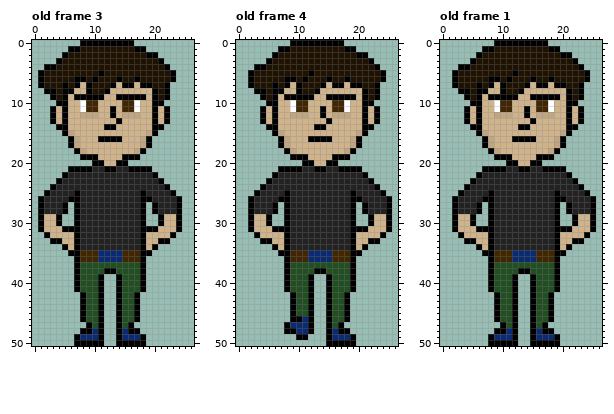
Pixel-art file -- WIP/Kyle-esque(3).aseprite. Above: the version before the commit.
27x51 pixels, 4 frames. Shown: old frame 3, old frame 4, old frame 1. The commit also changed other frames, which this record leaves out.
And afterwards:
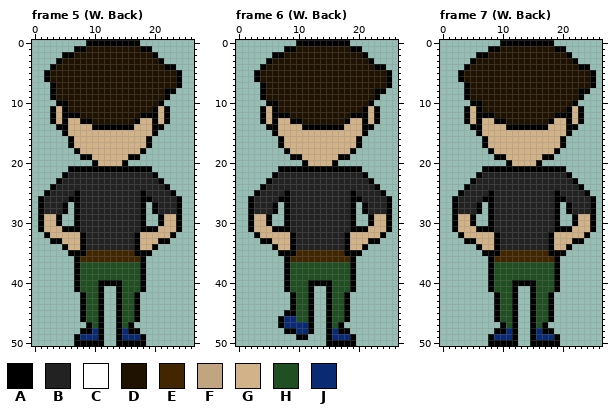
Palette (. is transparent): A #000000  B #222222  C #ffffff  D #201200  E #422600  F #c1a580  G #d2b389  H #204f21  J #0b2a74
A new or re-ordered frame is compared with the old frame closest to it.
Difference:
frames 4 -> 8
--- frame 5 (W. Back) is new; against old frame 3
@@ x 0..26 @@
- 0 ........AAAAAAAAA..........
- 1 ......AADDDDDDDDDAA........
- 2 .....ADDDDDDDDDDDDDAA......
+ 0 .........AAAAAAAAA.........
+ 1 .......AADDDDDDDDDAA.......
+ 2 .....AADDDDDDDDDDDDDA......
  3 ....ADDDDDDDDDDDDDDDDA.....
- 4 ..AADDDDDDDDDDDDDDDDDDA....
- 5 .ADDDDDDDDDADDDDDDDDDDDA...
- 6 .ADDDDDAADADDDADDADDDDDA...
- 7 .ADDDADAGADDDAGAAGAADDA....
- 8 ..AADAAGGADDAGGGGGGGADA....
- 9 ...ADAGAAAAAGGAAAAAGADA....
-10 ....AAGGCEEGGGGEECGGAA.....
-11 ...AGAGGCEEGGAGEECGGAGA....
-12 ...AGAGGFFFGGAGFFFGGAGA....
-13 ...AGAGGGGGGGGAGGGGGAGA....
-14 ....AAGGGGGGAAGGGGGGAA.....
-15 .....AFGGGGGGGGGGGGFA......
-16 ......AFGGGAAAAGGGFA.......
-17 ......AFGGGGGGGGGGFA.......
-18 .......AFGGGGGGGGFA........
-19 ........AAAGGGGAAA.........
-20 ..........AAGGAA...........
-21 ......AAAABBAABBAAAA.......
+ 4 ...ADDDDDDDDDDDDDDDDDDAA...
+ 5 ..ADDDDDDDDDDDDDDDDDDDDDA..
+ 6 ..ADDDDDDDDDDDDDDDDDDDDDA..
+ 7 ...ADDDDDDDDDDDDDDDDDDDDA..
+ 8 ...ADDDDDDDDDDDDDDDDDDAA...
+ 9 ...ADDDDDDDDDDDDDDDDDDA....
+10 ....AADDDDDDDDDDDDDDDA.....
+11 ...AGADDDDDDDDDDDDDDAGA....
+12 ...AGAAADDDDDDDDDDAAAGA....
+13 ...AGAGGAADDDDDDDAGGAGA....
+14 ....AAGGGGAAAAAAAGGGAA.....
+15 .....AGGGGGGGGGGGGGGA......
+16 ......AGGGGGGGGGGGGA.......
+17 ......AGGGGGGGGGGGGA.......
+18 .......AGGGGGGGGGGA........
+19 ........AAGGGGGGAA.........
+20 ..........AGGGGA...........
+21 ......AAAAAAAAAAAAAA.......
 22 .....ABBBBBBBBBBBBBBA......
@@ x 5..20 @@
 31 AAABBBBBBBBBBAAA
-32 GGABBBBBBBBBBAGG
-33 GGABBBBBBBBBBAGG
-34 AGABBBBBBBBBBAGA
-35 .AAEEEJJJJEEEAA.
-36 ..AEEEJJJJEEEA..
+32 GGGABBBBBBBBAGGG
+33 GGGABBBBBBBBAGGG
+34 AGGABBBBBBBBAGGA
+35 .AAAEEEEEEEEAAA.
+36 ..AEEEEEEEEEEA..
 37 ..AHHHHHHHHHHA..
-38 ..AHHHHAAHHHHA..
-39 ..AHHHA..AHHHA..
-40 ..AHHHA..AHHHA..
+38 ..AHHHHHHHHHHA..
+39 ..AHHHHHHHHHHA..
+40 ..AHHHAAAAHHHA..
 41 ..AHHHA..AHHHA..
--- frame 6 (W. Back) is new; against old frame 4
@@ x 0..26 @@
- 0 .........AAAAAAAAA.........
- 1 .......AADDDDDDDDDAA.......
- 2 ......ADDDDDDDDDDDDDAA.....
+ 0 ..........AAAAAAAAA........
+ 1 ........AADDDDDDDDDAA......
+ 2 ......AADDDDDDDDDDDDDA.....
  3 .....ADDDDDDDDDDDDDDDDA....
- 4 ...AADDDDDDDDDDDDDDDDDDA...
- 5 ..ADDDDDDDDDADDDDDDDDDDDA..
- 6 ..ADDDDDAADADDDADDADDDDDA..
- 7 ..ADDDADAGADDDAGAAGAADDA...
- 8 ...AADAAGGADDAGGGGGGGADA...
- 9 ....ADAGAAAAAGGAAAAAGADA...
-10 .....AAGGCEEGGGGEECGGAA....
-11 ....AGAGGCEEGGAGEECGGAGA...
-12 ....AGAGGFFFGGAGFFFGGAGA...
-13 ....AGAGGGGGGGGAGGGGGAGA...
-14 .....AAGGGGGGAAGGGGGGAA....
-15 ......AFGGGGGGGGGGGGFA.....
-16 .......AFGGGAAAAGGGFA......
-17 .......AFGGGGGGGGGGFA......
-18 ........AFGGGGGGGGFA.......
-19 .........AAAGGGGAAA........
-20 ...........AAGGAA..........
-21 .......AAAABBAABBAAAA......
+ 4 ....ADDDDDDDDDDDDDDDDDDAA..
+ 5 ...ADDDDDDDDDDDDDDDDDDDDDA.
+ 6 ...ADDDDDDDDDDDDDDDDDDDDDA.
+ 7 ....ADDDDDDDDDDDDDDDDDDDDA.
+ 8 ....ADDDDDDDDDDDDDDDDDDAA..
+ 9 ....ADDDDDDDDDDDDDDDDDDA...
+10 .....AADDDDDDDDDDDDDDDA....
+11 ....AGADDDDDDDDDDDDDDAGA...
+12 ....AGAAADDDDDDDDDDAAAGA...
+13 ....AGAGGAADDDDDDDAGGAGA...
+14 .....AAGGGGAAAAAAAGGGAA....
+15 ......AGGGGGGGGGGGGGGA.....
+16 .......AGGGGGGGGGGGGA......
+17 .......AGGGGGGGGGGGGA......
+18 ........AGGGGGGGGGGA.......
+19 .........AAGGGGGGAA........
+20 ...........AGGGGA..........
+21 .......AAAAAAAAAAAAAA......
 22 ......ABBBBBBBBBBBBBBA.....
@@ x 6..21 @@
 31 AAABBBBBBBBBBAAA
-32 GGABBBBBBBBBBAGG
-33 GGABBBBBBBBBBAGG
-34 AGABBBBBBBBBBAGA
-35 .AAEEEJJJJEEEAA.
-36 ..AEEEJJJJEEEA..
+32 GGGABBBBBBBBAGGG
+33 GGGABBBBBBBBAGGG
+34 AGGABBBBBBBBAGGA
+35 .AAAEEEEEEEEAAA.
+36 ..AEEEEEEEEEEA..
 37 ..AHHHHHHHHHHA..
-38 ..AHHHHAAHHHHA..
-39 ..AHHHA..AHHHA..
-40 ..AHHHA..AHHHA..
+38 ..AHHHHHHHHHHA..
+39 ..AHHHHHHHHHHA..
+40 ..AHHHAAAAHHHA..
 41 ..AHHHA..AHHHA..
@@ x 5..13 @@
 44 ....AHHA.
-45 ....AHHA.
-46 ....AAJA.
-47 ...AJJJA.
+45 ...AAHHA.
+46 ..AJJHHA.
+47 ..AJJJJA.
 48 ...AAJJA.
--- frame 7 (W. Back) is new; against old frame 1
@@ x 0..26 @@
- 0 .........AAAAAAAAA.........
- 1 .......AADDDDDDDDDAA.......
- 2 ......ADDDDDDDDDDDDDAA.....
+ 0 ..........AAAAAAAAA........
+ 1 ........AADDDDDDDDDAA......
+ 2 ......AADDDDDDDDDDDDDA.....
  3 .....ADDDDDDDDDDDDDDDDA....
- 4 ...AADDDDDDDDDDDDDDDDDDA...
- 5 ..ADDDDDDDDDADDDDDDDDDDDA..
- 6 ..ADDDDDAADADDDADDADDDDDA..
- 7 ..ADDDADAGADDDAGAAGAADDA...
- 8 ...AADAAGGADDAGGGGGGGADA...
- 9 ....ADAGAAAAAGGAAAAAGADA...
-10 .....AAGGCEEGGGGEECGGAA....
-11 ....AGAGGCEEGGAGEECGGAGA...
-12 ....AGAGGFFFGGAGFFFGGAGA...
-13 ....AGAGGGGGGGGAGGGGGAGA...
-14 .....AAGGGGGGAAGGGGGGAA....
-15 ......AFGGGGGGGGGGGGFA.....
-16 .......AFGGGAAAAGGGFA......
-17 .......AFGGGGGGGGGGFA......
-18 ........AFGGGGGGGGFA.......
-19 .........AAAGGGGAAA........
-20 ...........AAGGAA..........
-21 .......AAAABBAABBAAAA......
+ 4 ....ADDDDDDDDDDDDDDDDDDAA..
+ 5 ...ADDDDDDDDDDDDDDDDDDDDDA.
+ 6 ...ADDDDDDDDDDDDDDDDDDDDDA.
+ 7 ....ADDDDDDDDDDDDDDDDDDDDA.
+ 8 ....ADDDDDDDDDDDDDDDDDDAA..
+ 9 ....ADDDDDDDDDDDDDDDDDDA...
+10 .....AADDDDDDDDDDDDDDDA....
+11 ....AGADDDDDDDDDDDDDDAGA...
+12 ....AGAAADDDDDDDDDDAAAGA...
+13 ....AGAGGAADDDDDDDAGGAGA...
+14 .....AAGGGGAAAAAAAGGGAA....
+15 ......AGGGGGGGGGGGGGGA.....
+16 .......AGGGGGGGGGGGGA......
+17 .......AGGGGGGGGGGGGA......
+18 ........AGGGGGGGGGGA.......
+19 .........AAGGGGGGAA........
+20 ...........AGGGGA..........
+21 .......AAAAAAAAAAAAAA......
 22 ......ABBBBBBBBBBBBBBA.....
@@ x 6..21 @@
 31 AAABBBBBBBBBBAAA
-32 GGABBBBBBBBBBAGG
-33 GGABBBBBBBBBBAGG
-34 AGABBBBBBBBBBAGA
-35 .AAEEEJJJJEEEAA.
-36 ..AEEEJJJJEEEA..
+32 GGGABBBBBBBBAGGG
+33 GGGABBBBBBBBAGGG
+34 AGGABBBBBBBBAGGA
+35 .AAAEEEEEEEEAAA.
+36 ..AEEEEEEEEEEA..
 37 ..AHHHHHHHHHHA..
-38 ..AHHHHAAHHHHA..
-39 ..AHHHA..AHHHA..
-40 ..AHHHA..AHHHA..
+38 ..AHHHHHHHHHHA..
+39 ..AHHHHHHHHHHA..
+40 ..AHHHAAAAHHHA..
 41 ..AHHHA..AHHHA..
Boxes around the changes in both pictures, in picture pixels (x1, y1, x2, y2):
changed: (38, 40, 182, 172)
changed: (74, 232, 146, 286)
changed: (248, 40, 392, 172)
changed: (284, 232, 356, 286)
changed: (278, 310, 308, 328)
changed: (452, 40, 596, 172)
changed: (488, 232, 560, 286)
